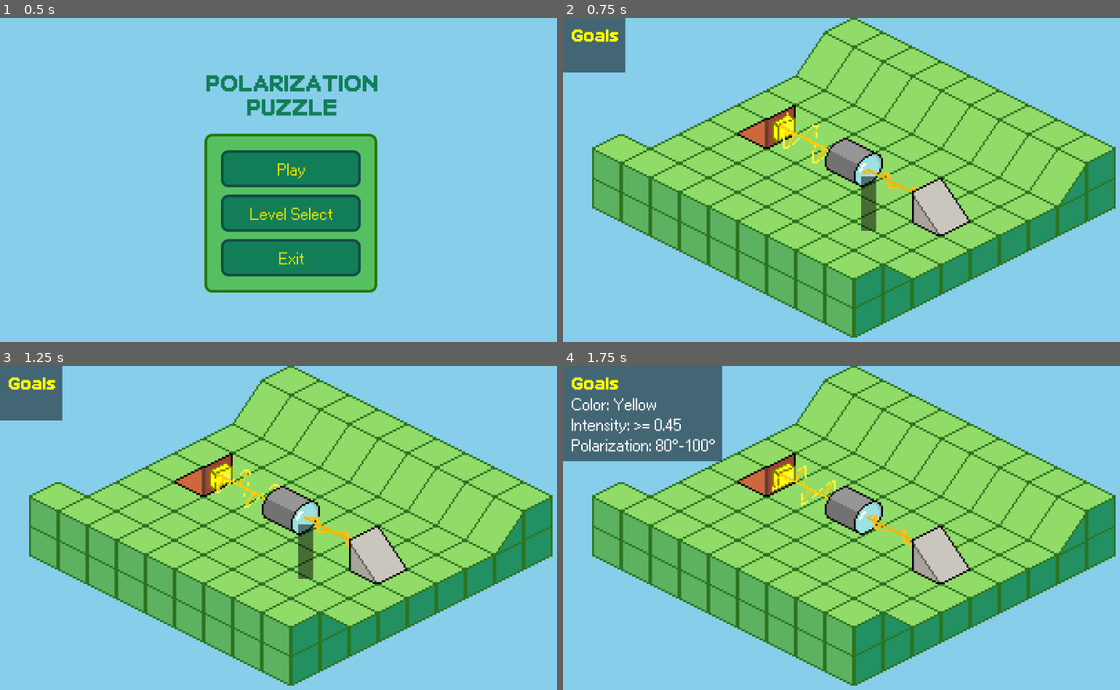
Above: before the commit, frames 1-4 (two rows, left to right).
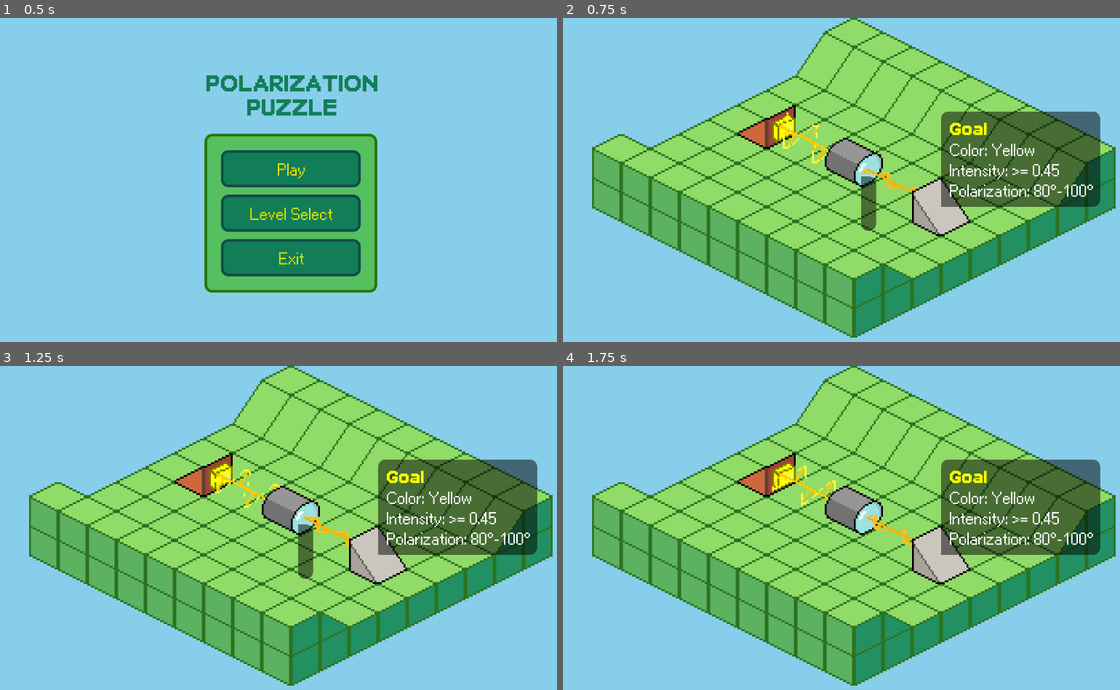
Above: after the commit, the same moments.

Repository: joshmoritty/polarization-puzzle
Game: Godot game, scene res://scenes/main_menu.tscn
Same seed, same stepped clock (60 frames per second), same inputs: the game is played once before the commit and once after it.
Inputs (mouse positions are in pixels of both pictures, inside the frame that each line leads up to):
- Up to frame 1 (0.5 s): no input
- Up to frame 2 (0.75 s): click "Play" at 0.5 s
- Up to frame 3 (1.25 s): no input
- Up to frame 4 (1.75 s): move the mouse to (980, 511) at 1.27 s; click (980, 511) at 1.42 s

Frame 1 is identical in both runs. In frame 2, 10% of the frame differs, in the area x 0-97%, y 0-66%; in frame 3, 10%; in frame 4, 17%, in the area x 0-97%, y 0-59%.

Commit message:
feat: make objective panel follow sensor position

Diff:
--- a/scenes/gui.tscn
+++ b/scenes/gui.tscn
@@ -1,24 +1,42 @@
-[gd_scene load_steps=8 format=3 uid="uid://c33juruhhvftm"]
+[gd_scene load_steps=12 format=3 uid="uid://c33juruhhvftm"]
 
 [ext_resource type="FontFile" uid="uid://d4cwb3arurxll" path="res://assets/fonts/ari-w9500.ttf" id="1_ynd5l"]
 [ext_resource type="FontFile" uid="uid://g2fs3sapskof" path="res://assets/fonts/ari-w9500-display.ttf" id="3_b8iy7"]
 [ext_resource type="Theme" uid="uid://u4e86n2ats8n" path="res://assets/themes/menu.tres" id="3_ynd5l"]
 [ext_resource type="Script" uid="uid://cfet7lt7m44bm" path="res://scripts/ui/hover_panel.gd" id="4_script"]
+[ext_resource type="Script" uid="uid://ddnsswrp7adh" path="res://scripts/ui/objective_panel.gd" id="5_script"]
+[ext_resource type="Script" uid="uid://c31akaeyqwx4b" path="res://scripts/ui/objective_panels.gd" id="6_script"]
 
 [sub_resource type="Theme" id="Theme_mfius"]
 Label/font_sizes/font_size = 33
 Label/fonts/font = ExtResource("1_ynd5l")
 MarginContainer/constants/margin_bottom = 20
 
-[sub_resource type="StyleBoxFlat" id="StyleBoxFlat_ynd5l"]
+[sub_resource type="StyleBoxFlat" id="StyleBoxFlat_08a8y"]
 bg_color = Color(0, 0, 0, 0.501961)
+corner_radius_top_left = 16
+corner_radius_top_right = 16
+corner_radius_bottom_right = 16
 
-[sub_resource type="Theme" id="Theme_b8iy7"]
+[sub_resource type="Theme" id="Theme_4yt8u"]
 MarginContainer/constants/margin_bottom = 16
 MarginContainer/constants/margin_left = 16
 MarginContainer/constants/margin_right = 16
 MarginContainer/constants/margin_top = 16
-PanelContainer/styles/panel = SubResource("StyleBoxFlat_ynd5l")
+PanelContainer/styles/panel = SubResource("StyleBoxFlat_08a8y")
+
+[sub_resource type="StyleBoxFlat" id="StyleBoxFlat_p54wi"]
+bg_color = Color(0, 0, 0, 0.501961)
+corner_radius_top_right = 16
+corner_radius_bottom_right = 16
+corner_radius_bottom_left = 16
+
+[sub_resource type="Theme" id="Theme_7yii4"]
+MarginContainer/constants/margin_bottom = 16
+MarginContainer/constants/margin_left = 16
+MarginContainer/constants/margin_right = 16
+MarginContainer/constants/margin_top = 16
+PanelContainer/styles/panel = SubResource("StyleBoxFlat_p54wi")
 
 [node name="GUI" type="CanvasLayer"]
 
@@ -30,12 +48,41 @@
 grow_vertical = 2
 theme = SubResource("Theme_mfius")
 
+[node name="ObjectivePanels" type="Control" parent="MarginContainer"]
+layout_mode = 2
+mouse_filter = 2
+script = ExtResource("6_script")
+
+[node name="ObjectivePanel" type="PanelContainer" parent="MarginContainer/ObjectivePanels"]
+visible = false
+size_flags_horizontal = 0
+size_flags_vertical = 0
+theme = SubResource("Theme_4yt8u")
+script = ExtResource("5_script")
+
+[node name="MarginContainer" type="MarginContainer" parent="MarginContainer/ObjectivePanels/ObjectivePanel"]
+layout_mode = 2
+
+[node name="VBoxContainer" type="VBoxContainer" parent="MarginContainer/ObjectivePanels/ObjectivePanel/MarginContainer"]
+layout_mode = 2
+
+[node name="Label" type="Label" parent="MarginContainer/ObjectivePanels/ObjectivePanel/MarginContainer/VBoxContainer"]
+layout_mode = 2
+theme_override_colors/font_color = Color(1, 1, 0, 1)
+theme_override_fonts/font = ExtResource("3_b8iy7")
+text = "Goal"
+
+[node name="Objectives" type="Label" parent="MarginContainer/ObjectivePanels/ObjectivePanel/MarginContainer/VBoxContainer"]
+unique_name_in_owner = true
+layout_mode = 2
+size_flags_vertical = 0
+
 [node name="HoverPanel" type="PanelContainer" parent="MarginContainer"]
 unique_name_in_owner = true
 layout_mode = 2
 size_flags_horizontal = 8
 size_flags_vertical = 0
-theme = SubResource("Theme_b8iy7")
+theme = SubResource("Theme_7yii4")
 script = ExtResource("4_script")
 
 [node name="MarginContainer" type="MarginContainer" parent="MarginContainer/HoverPanel"]
@@ -51,29 +98,6 @@
 theme_override_fonts/font = ExtResource("3_b8iy7")
 
 [node name="HoverReadout" type="Label" parent="MarginContainer/HoverPanel/MarginContainer/VBoxContainer"]
-unique_name_in_owner = true
-layout_mode = 2
-size_flags_vertical = 0
-
-[node name="ObjectivePanel" type="PanelContainer" parent="MarginContainer"]
-layout_mode = 2
-size_flags_horizontal = 0
-size_flags_vertical = 0
-theme = SubResource("Theme_b8iy7")
-
-[node name="MarginContainer" type="MarginContainer" parent="MarginContainer/ObjectivePanel"]
-layout_mode = 2
-
-[node name="VBoxContainer" type="VBoxContainer" parent="MarginContainer/ObjectivePanel/MarginContainer"]
-layout_mode = 2
-
-[node name="Label" type="Label" parent="MarginContainer/ObjectivePanel/MarginContainer/VBoxContainer"]
-layout_mode = 2
-theme_override_colors/font_color = Color(1, 1, 0, 1)
-theme_override_fonts/font = ExtResource("3_b8iy7")
-text = "Goals"
-
-[node name="Objectives" type="Label" parent="MarginContainer/ObjectivePanel/MarginContainer/VBoxContainer"]
 unique_name_in_owner = true
 layout_mode = 2
 size_flags_vertical = 0
--- a/scripts/game/controller.gd
+++ b/scripts/game/controller.gd
@@ -11,7 +11,6 @@
 @onready var view: SubViewport = %"SubViewport"
 @onready var gui: CanvasLayer = %"GUI"
 @onready var hover_panel: PanelContainer = gui.get_node("%HoverPanel")
-@onready var objectives_label: Label = gui.get_node("%Objectives")
 @onready var filter_dialog: Control = gui.get_node("%FilterDialog")
 @onready var fd_slider: HSlider = filter_dialog.get_node("%Slider") as HSlider
 @onready var fd_value: Label = filter_dialog.get_node("%Value") as Label
@@ -114,8 +113,8 @@
 				to_outline.material = mat2
 				_hovered_sprites.append(to_outline)
 
-	# After input handling, update objectives each motion event for responsiveness
-	_update_objectives()
+	# After input handling, update objectives panel content/positions during motion
+	_update_objective_panels()
 
 	# Open/retarget filter dialog on left click
 	if event is InputEventMouseButton and event.button_index == MOUSE_BUTTON_LEFT and event.pressed:
@@ -190,28 +189,20 @@
 	objs.set(tilepos, obj)
 	return tilepos
 
-func _update_objectives():
-	if not objectives_label:
-		return
-	var all_reqs: Array[String] = []
+func _update_objective_panels():
 	var all_met := true
-	# Build objectives text from all Sensor requirements
 	for pos in objs:
 		var obj = objs[pos]
 		if obj is Sensor:
 			var sensor := obj as Sensor
 			var reqs := sensor.get_requirements()
 			for r in reqs:
-				all_reqs.append(r.format_summary())
-				var met := r.is_successful(sensor.beams_in)
-				if not met:
+				if not r.is_successful(sensor.beams_in):
 					all_met = false
-	var text := ""
-	if all_reqs.size() > 0:
-		text = "\n---\n".join(all_reqs)
-	objectives_label.text = text
-	if all_met and all_reqs.size() > 0:
+					break
+	if all_met and objs.size() > 0:
 		_show_finish_dialog()
+
 
 func _show_finish_dialog():
 	if finish_dialog and not finish_dialog.visible:
--- /dev/null
+++ b/scripts/ui/objective_panel.gd
@@ -0,0 +1,49 @@
+extends PanelContainer
+
+@export var sensor: Sensor
+@export var screen_offset := Vector2(0, 0)
+
+var _body: Label
+
+func _ready() -> void:
+	top_level = true
+	_resolve_body_label()
+
+func _process(_dt: float) -> void:
+	if sensor == null:
+		visible = false
+		return
+	visible = true
+
+	# Update content from this sensor's requirements
+	_resolve_body_label()
+	var text := ""
+	if sensor.has_method("get_requirements"):
+		var reqs: Array = sensor.get_requirements()
+		var lines: Array[String] = []
+		for r in reqs:
+			lines.append(r.format_summary())
+		text = "\n---\n".join(lines)
+	if _body:
+		_body.text = text
+
+	# Size to content each frame
+	size = get_combined_minimum_size()
+
+	# Position so that the bottom-left of the panel sits at the sensor's screen position
+	var canvas_xform: Transform2D = get_viewport().get_canvas_transform()
+	var sensor_screen: Vector2 = canvas_xform * sensor.global_position
+	global_position = sensor_screen - Vector2(0, size.y) + screen_offset
+
+func _resolve_body_label() -> void:
+	if _body and is_instance_valid(_body):
+		return
+	var vb := get_node_or_null("MarginContainer/VBoxContainer")
+	if vb:
+		var children := vb.get_children()
+		for i in range(children.size()):
+			if children[i] is Label and i > 0:
+				_body = children[i]
+				return
+
+	# This panel is a per-sensor instance; cloning is handled by ObjectivePanels.gd
--- /dev/null
+++ b/scripts/ui/objective_panels.gd
@@ -0,0 +1,31 @@
+extends Node
+
+@onready var _template: PanelContainer = $ObjectivePanel
+
+func _ready() -> void:
+	# Ensure template exists and is hidden
+	if _template:
+		_template.visible = false
+		_template.top_level = true
+	_generate_panels()
+
+func _generate_panels() -> void:
+	if _template == null:
+		return
+	# Find all sensors in the scene
+	var sensors: Array[Node] = get_tree().get_root().find_children("*", "Sensor", true, false)
+	if sensors.is_empty():
+		return
+	# Remove previously generated panels (keep only the template)
+	for child in get_children():
+		if child != _template and child is PanelContainer and child.get_script() == _template.get_script():
+			child.queue_free()
+	# For each sensor, create a panel clone and bind
+	for s in sensors:
+		var clone := _template.duplicate() as PanelContainer
+		add_child.call_deferred(clone)
+		clone.set_deferred("sensor", s)
+		clone.visible = true
+
+func regenerate() -> void:
+	_generate_panels()
Not shown, added: scripts/ui/objective_panel.gd.uid
Not shown, added: scripts/ui/objective_panels.gd.uid
